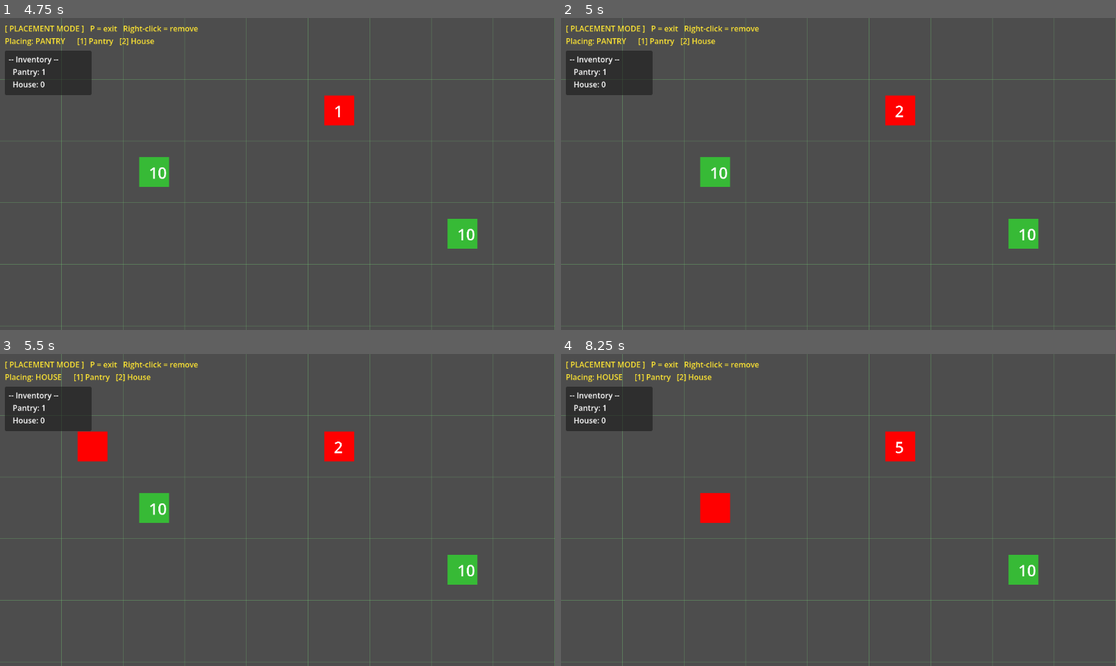
Above: before the commit, frames 1-4 (two rows, left to right).
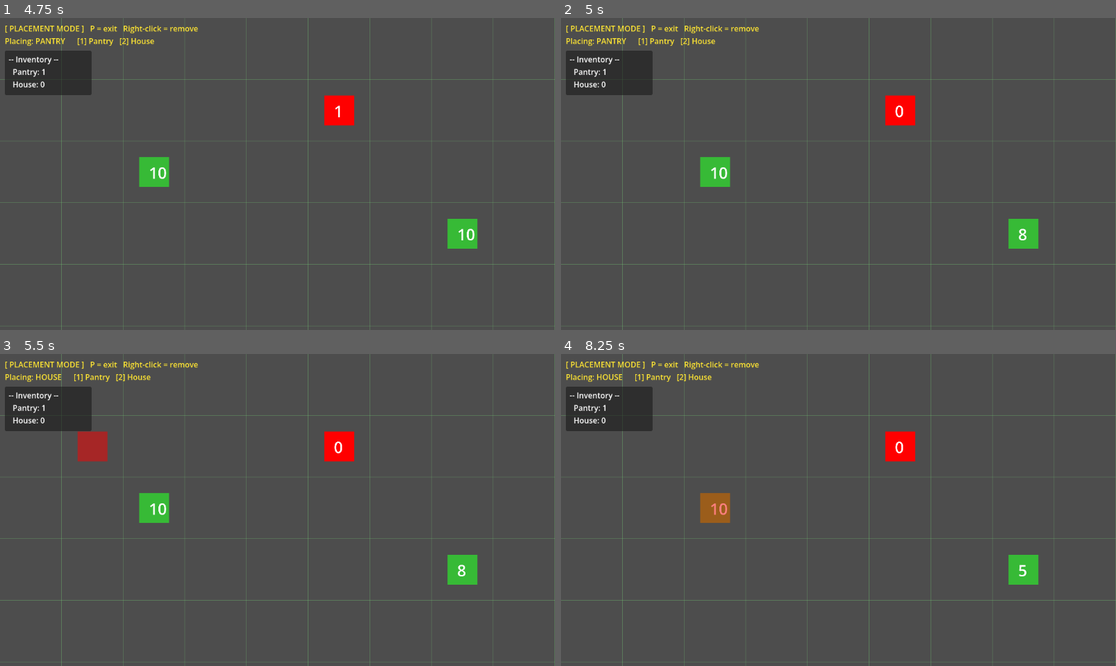
Above: after the commit, the same moments.

Repository: BigWing06/C3-Game-Jam-JARRN-Studios
Game: Godot game, scene res://scenes/Main Menu/MainMenu.tscn
The game is run twice, just before and just after one commit, with the same random seed, the same clock (stepped at 60 frames per second) and the same inputs. The engine's default icon, where the game draws it, is replaced by a stand-in: a white triangle on a blue panel in a dark square.
Inputs (mouse positions are in pixels of both pictures, inside the frame that each line leads up to):
- Up to frame 1 (4.75 s): click "Start Game" at 0.5 s; tap P at 1.25, 1.35, 2, 3.6, 4.25 s; move the mouse to (399, 158) at 1.27 s; click (399, 158) at 1.42 s; move the mouse to (166, 189) at 2.02 s; tap 1 at 2.1, 4.35 s; click (166, 189) at 2.17 s; tap Enter at 2.75 s; move the mouse to (333, 105) at 2.77 s; tap 2 at 2.85 s; click (333, 105) at 2.92 s; tap Space at 3.5 s; move the mouse to (249, 236) at 3.52 s; click (249, 236) at 3.67 s; move the mouse to (444, 220) at 4.27 s; click (444, 220) at 4.42 s
- Up to frame 2 (5 s): no input
- Up to frame 3 (5.5 s): move the mouse to (111, 463) at 5.02 s; tap 2 at 5.1 s; click (111, 463) at 5.17 s
- Up to frame 4 (8.25 s): tap Space at 5.75 s; move the mouse to (866, 510) at 5.77 s; tap P at 5.85, 8.1 s; click (866, 510) at 5.92 s; move the mouse to (755, 432) at 6.52 s; tap 1 at 6.6 s; click (755, 432) at 6.67 s; move the mouse to (960, 494) at 7.27 s; tap 2 at 7.35 s; click (960, 494) at 7.42 s; move the mouse to (727, 525) at 8.02 s; click (727, 525) at 8.17 s

Frame 1 is identical in both runs. In frame 2, 0.1% of the frame differs, in the area x 60-86%, y 28-72%; in frame 3, 0.6%, in the area x 14-86%, y 24-72%; in frame 4, 0.6%.

Commit message:
Added Hover

Diff:
--- a/pantry-planners/scenes/PlacementTileMap/PlacementTileMap.gd
+++ b/pantry-planners/scenes/PlacementTileMap/PlacementTileMap.gd
@@ -163,7 +163,7 @@
 	# If the item has a real scene, spawn a translucent ghost preview
 	if scene_dict.has(_selected_item):
 		_hovering_preview = scene_dict[_selected_item].instantiate()
-		_hovering_preview.add_to_group("hovering")
+		_hovering_preview.set_placement_mode("hovering")
 		_hovering_preview.modulate = Color(1.0, 1.0, 1.0, 0.5)
 		_hovering_preview.position = grid_to_world_center(_hovered_tile)
 		add_child(_hovering_preview)
@@ -231,8 +231,7 @@
 	var scene_node: Node = null
 	if is_instance_valid(_hovering_preview):
 		# Convert the ghost preview into a permanent placed entity
-		_hovering_preview.remove_from_group("hovering")
-		_hovering_preview.add_to_group("placed")
+		_hovering_preview.set_placement_mode("placed")
 		_hovering_preview.modulate = Color(1.0, 1.0, 1.0, 1.0)
 		_hovering_preview.reparent($Entities)
 		scene_node        = _hovering_preview
--- a/pantry-planners/scenes/house/house.gd
+++ b/pantry-planners/scenes/house/house.gd
@@ -39,9 +39,12 @@
 		return
 	match mode:
 		"hovering":
-			modulate = Color(2, 2, 2, 1)
-		"placed":
+			modulate = Color(0.5, 0.5, 0.5, 1)
+		"none":
 			modulate = Color(1, 1, 1, 1)
 
 func _on_food_needed_changed() -> void:
 	$food_amount_label.text = str(get_need("Bread"))
+
+func set_placement_mode(mode):
+	return
--- a/pantry-planners/scenes/pantry/pantry.gd
+++ b/pantry-planners/scenes/pantry/pantry.gd
@@ -17,6 +17,7 @@
 var food_amounts: Dictionary = {}
 
 func _ready():
+
 	set_active(start_active)
 	set_placement_mode(start_placement_mode)
 	set_food("Bread", 10)
@@ -82,12 +83,14 @@
 			set_active(false)
 			add_to_group("hovering")
 			$effect_radius.connect("area_entered", _on_house_entered)
+			$effect_radius.connect("area_exited", _on_house_exited)
 			for area in $effect_radius.get_overlapping_areas():
 				_on_house_entered(area)
 		"placed":
 			set_active(true)
 			remove_from_group("hovering")
-			$effect_radius.connect("area_exited", _on_house_exited)
+			$effect_radius.disconnect("area_entered", _on_house_entered)
+			$effect_radius.disconnect("area_exited", _on_house_exited)
 			for area in $effect_radius.get_overlapping_areas():
 				_on_house_exited(area)
 
--- a/pantry-planners/scenes/pantry/pantry.tscn
+++ b/pantry-planners/scenes/pantry/pantry.tscn
@@ -3,8 +3,8 @@
 [ext_resource type="Texture2D" uid="uid://dijk6k224n2f0" path="res://scenes/pantry/pantry_icon.png" id="1_xtur1"]
 [ext_resource type="Script" uid="uid://cvv15tj5n3h4o" path="res://scenes/pantry/pantry.gd" id="2_dijje"]
 
-[sub_resource type="CircleShape2D" id="CircleShape2D_x4wjv"]
-radius = 1593.4767
+[sub_resource type="CircleShape2D" id="CircleShape2D_dijje"]
+radius = 1316.7354
 
 [node name="sprite" type="Sprite2D" unique_id=665316545 groups=["pantry"]]
 scale = Vector2(0.25, 0.25)
@@ -17,7 +17,7 @@
 [node name="effect_radius" type="Area2D" parent="." unique_id=2091945170]
 
 [node name="effect_radius_shape" type="CollisionShape2D" parent="effect_radius" unique_id=272087059]
-shape = SubResource("CircleShape2D_x4wjv")
+shape = SubResource("CircleShape2D_dijje")
 
 [node name="food_amount_label" type="Label" parent="." unique_id=1619729255]
 offset_left = -44.0
